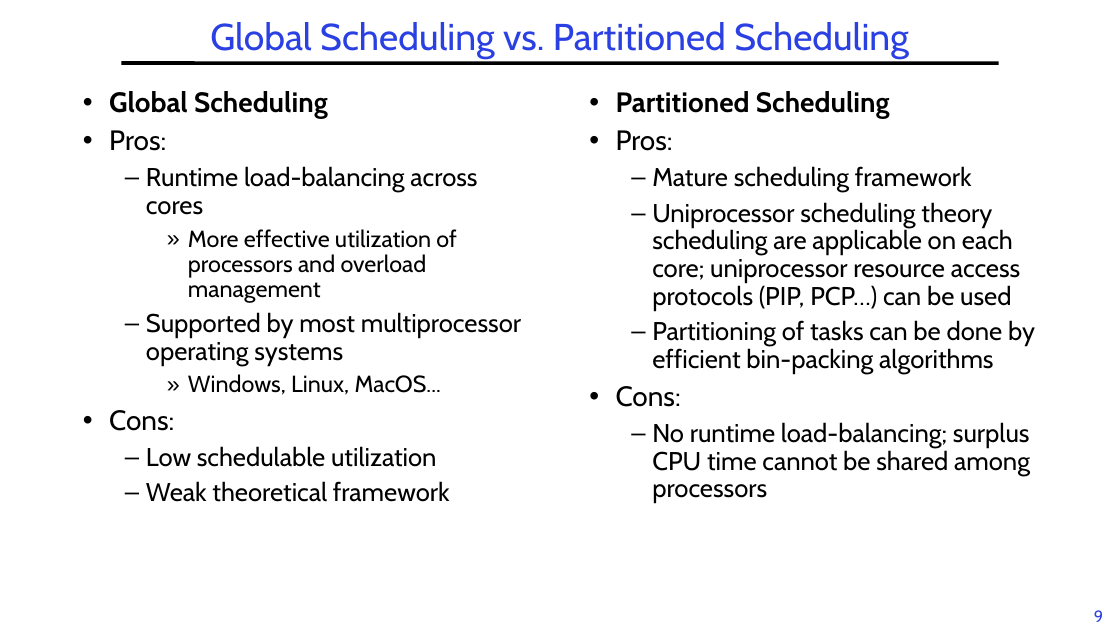
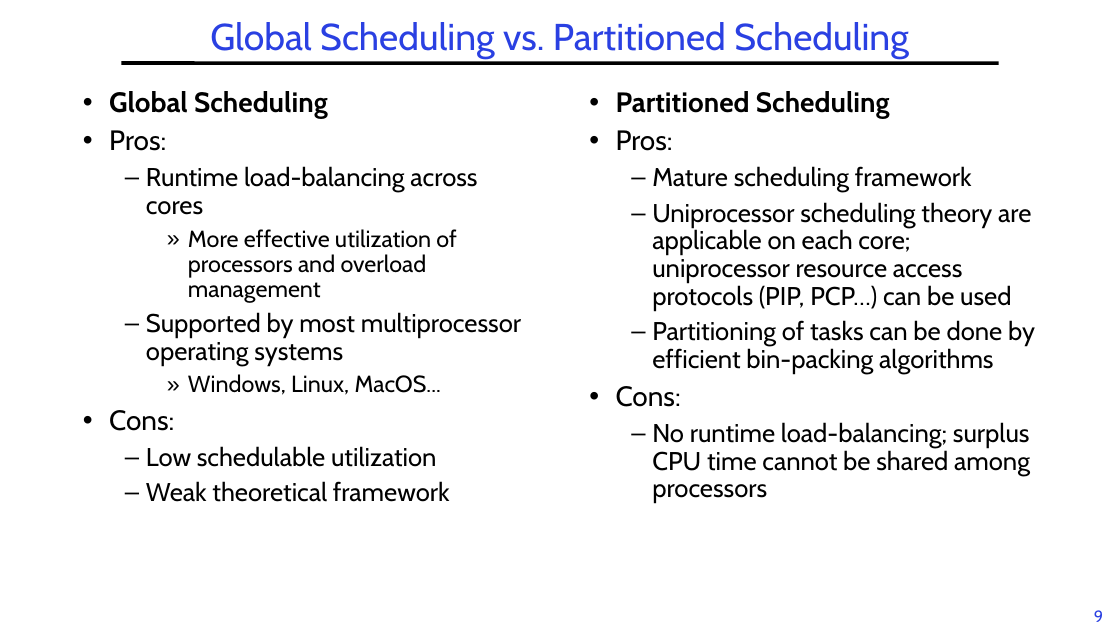
Before and after one commit to guhofstra/CSC256Fa25, a slide deck: slide 9 of PPTs/L6-RTScheduling II.pptx. Drawn at 1120x630 pixels with LibreOffice and Linux fonts; fonts in the diff are those of the drawing. Boxes give left, top, right and bottom in pixels: in the first picture for what was removed or moved away, otherwise in the second. Text is boxed around its words. In the diff, an @@ line names an element or a change of style, - is before the commit and + after.

```diff
--- a/PPTs/L6-RTScheduling II.pptx
+++ b/PPTs/L6-RTScheduling II.pptx
@@ text at box(652, 202, 1031, 311): text changed @@
-  – Uniprocessor scheduling theory scheduling are applicable on each core; uniprocessor resource access protocols (PIP, PCP…) can be used
+  – Uniprocessor scheduling theory are applicable on each core; uniprocessor resource access protocols (PIP, PCP…) can be used
```
Also in this commit, not shown: 9 other slides changed, 4 other files.
